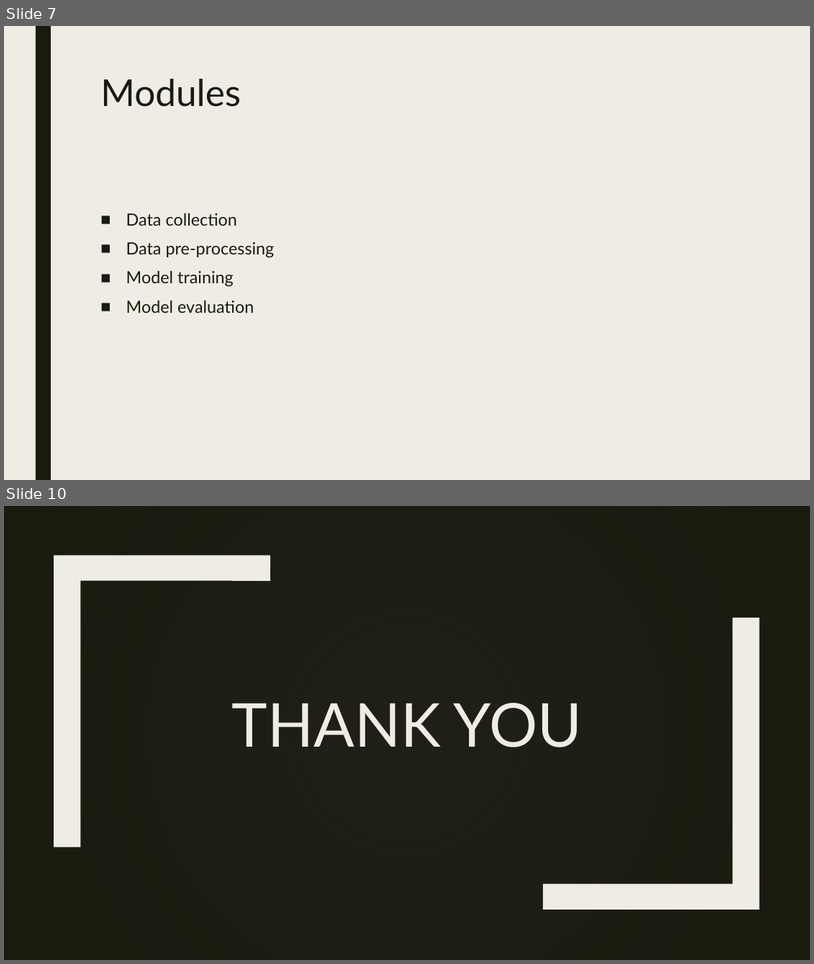
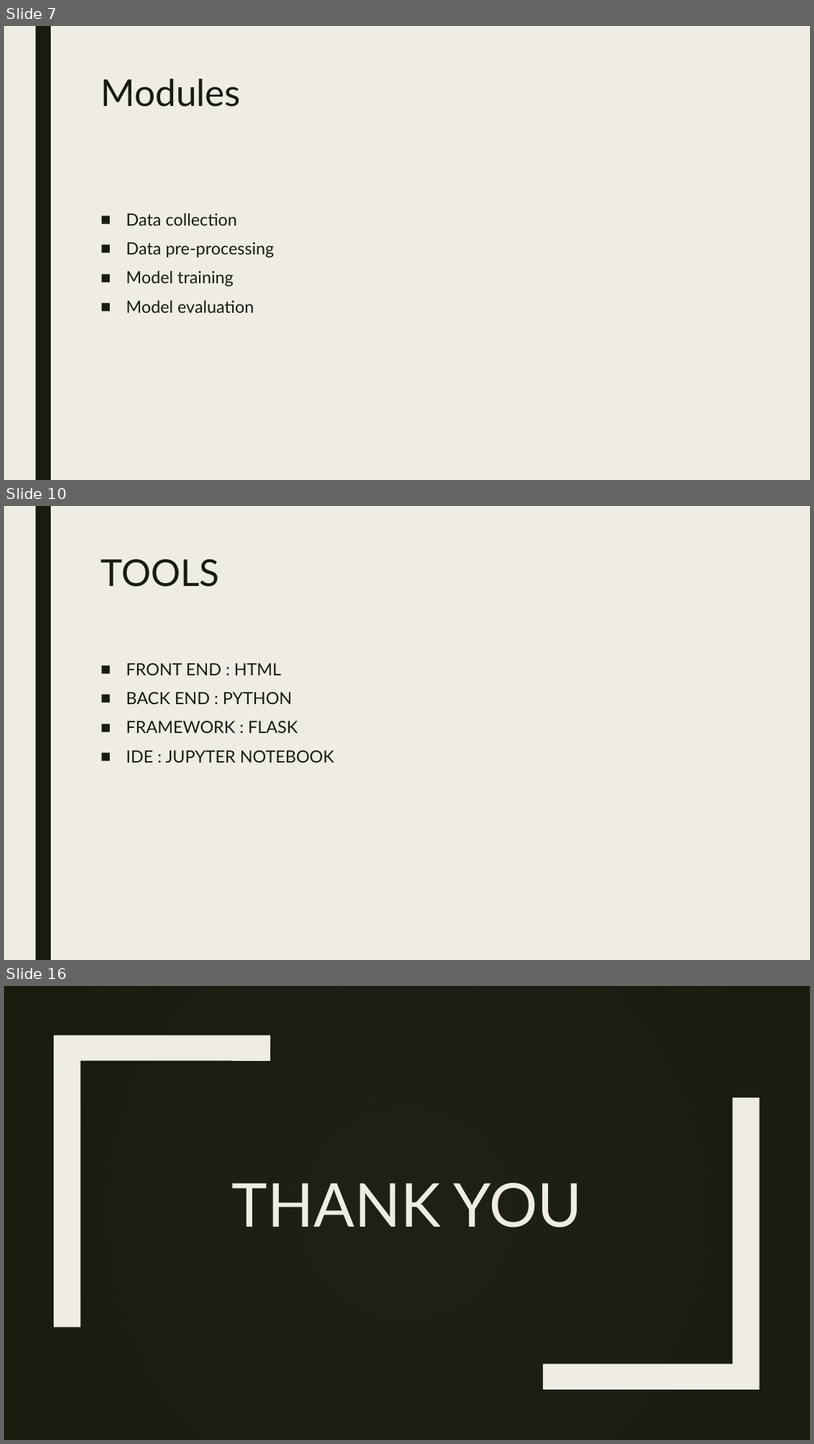
Before and after one commit to SARAHCJOJY/MAIN-PROJECT, a slide deck: NER.pptx. Shown one above the other, each under a label of ours: slides 7 and 10 before the commit, slides 7, 10 and 16 after it; the slides between them are not shown. The pictures are 814x964 and 814x1444 pixels, drawn with LibreOffice and Linux fonts; fonts in the diff are those of the drawing; background and template pictures are left out; a plain dark background stands for a picture behind light text. Boxes give left, top, right and bottom in pixels: in the first picture for what was removed or moved away, otherwise in the second. Text is boxed around its words. In the diff, an @@ line names an element or a change of style, - is before the commit and + after.

```diff
--- a/NER.pptx
+++ b/NER.pptx
@@ slide 10 added at [4,506,810,960], background #EFEDE3; not listed: 1 template element that a slide beside it also shows @@
@@ title added at [100,559,219,587], 44 pt, text #191B0E @@
+TOOLS
@@ text added at [126,663,334,762], 20 pt, text #191B0E @@
+■ FRONT END : HTML
+■ BACK END : PYTHON
+■ FRAMEWORK : FLASK
+■ IDE : JUPYTER NOTEBOOK
@@ what was slide 10 is now slide 16 @@
```
Also in this commit, not shown: 5 slides changed, 5 other slides added.
